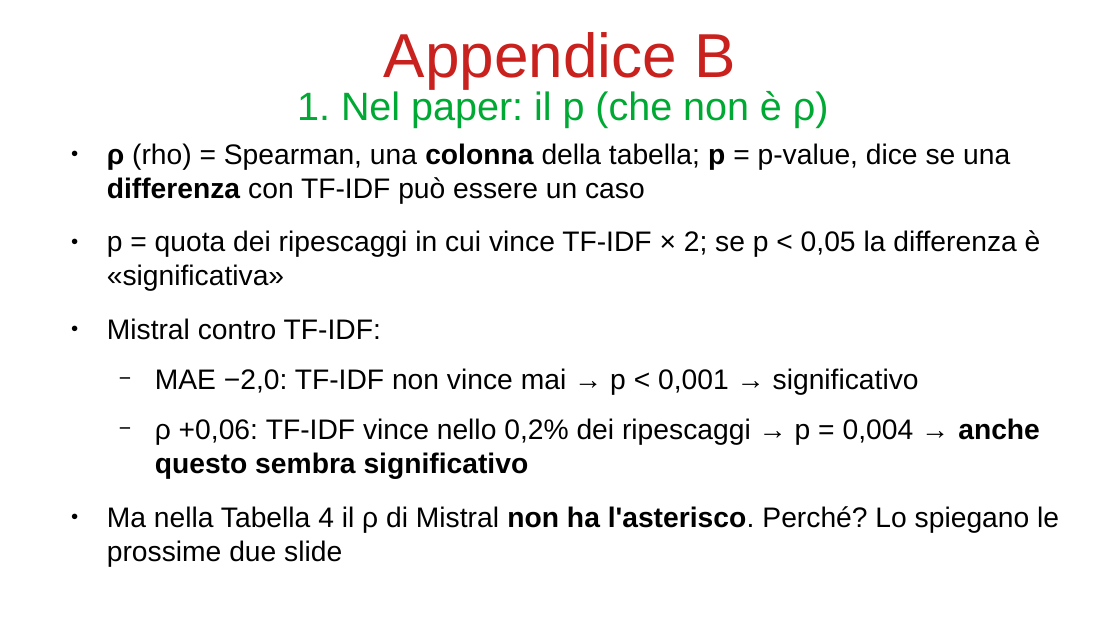
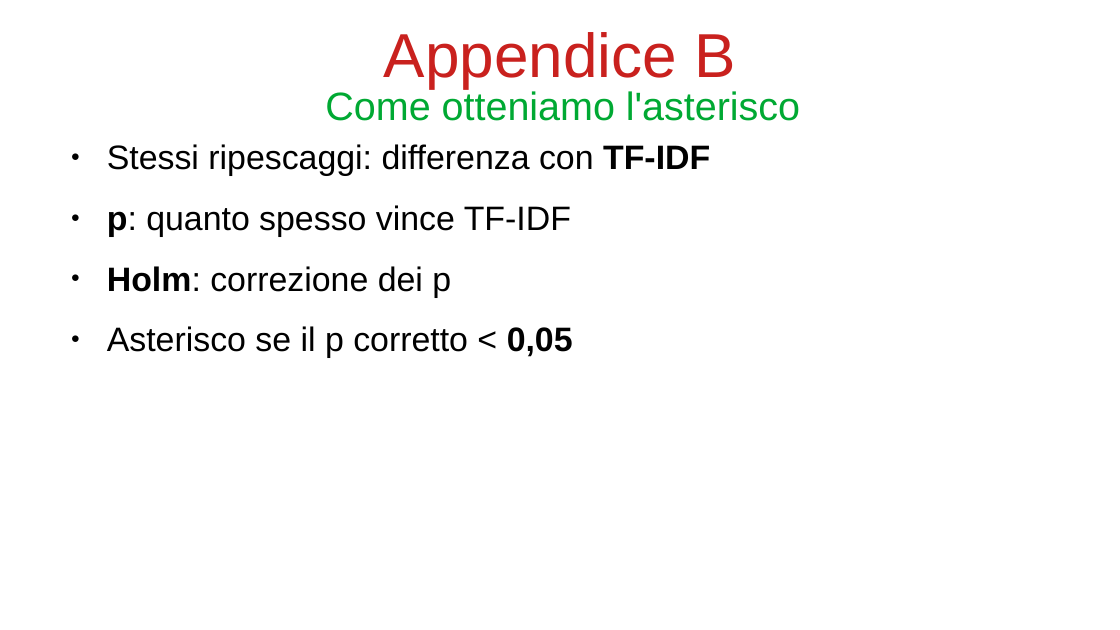
Before and after one commit to bianchi-john/PublisherClassification, a slide deck: slide 29 of Presentazioni/Paper rivista/PaperRivista.odp. Drawn at 1120x630 pixels with LibreOffice and Linux fonts; fonts in the diff are those of the drawing. Boxes give left, top, right and bottom in pixels: in the first picture for what was removed or moved away, otherwise in the second. Text is boxed around its words. In the diff, an @@ line names an element or a change of style, - is before the commit and + after.

```diff
--- a/Presentazioni/Paper rivista/PaperRivista.odp
+++ b/Presentazioni/Paper rivista/PaperRivista.odp
@@ title at (325,89,800,121): text changed @@
-1. Nel paper: il p (che non è ρ)
+Come otteniamo l'asterisco
@@ text at (107,144,710,358): text changed; size 20 to 24 pt @@
-● ρ (rho) = Spearman, una colonna della tabella; p = p-value, dice se una differenza con TF-IDF può essere un caso
-● p = quota dei ripescaggi in cui vince TF-IDF × 2; se p < 0,05 la differenza è «significativa»
-● Mistral contro TF-IDF:
-  − MAE −2,0: TF-IDF non vince mai → p < 0,001 → significativo
-  − ρ +0,06: TF-IDF vince nello 0,2% dei ripescaggi → p = 0,004 → anche questo sembra significativo
-● Ma nella Tabella 4 il ρ di Mistral non ha l'asterisco. Perché? Lo spiegano le prossime due slide
+● Stessi ripescaggi: differenza con TF-IDF
+● p: quanto spesso vince TF-IDF
+● Holm: correzione dei p
+● Asterisco se il p corretto < 0,05
```
Also in this commit, not shown: 42 other slides changed, 18 slides added, 6 slides removed, 11 other files.
